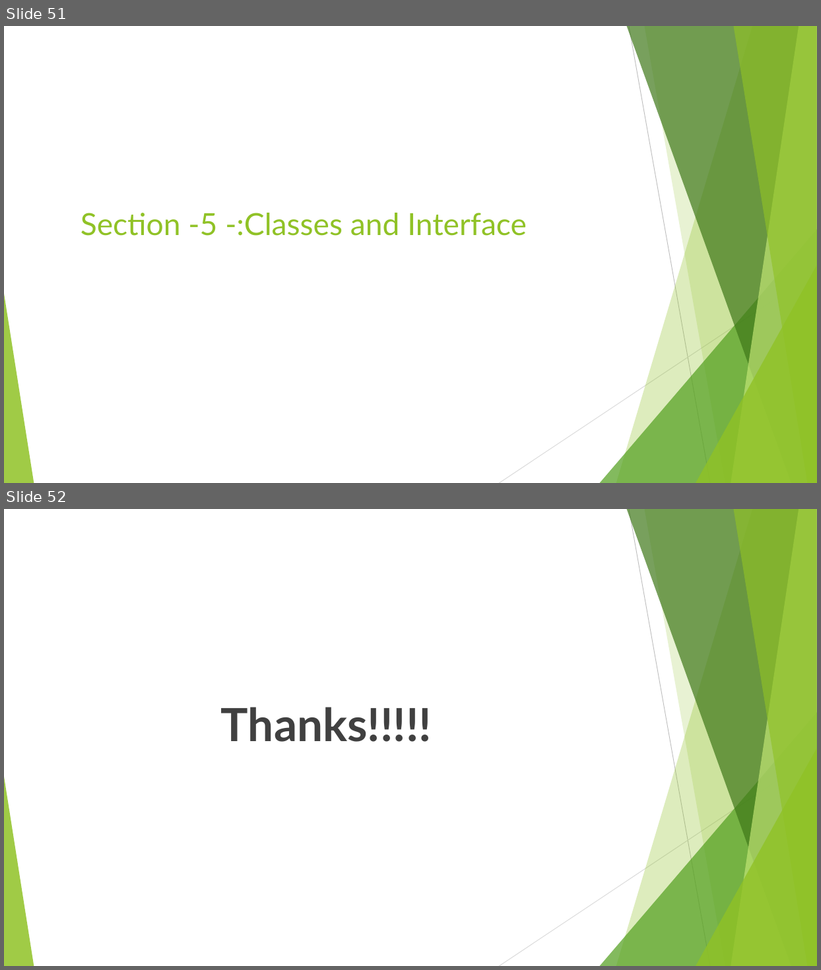
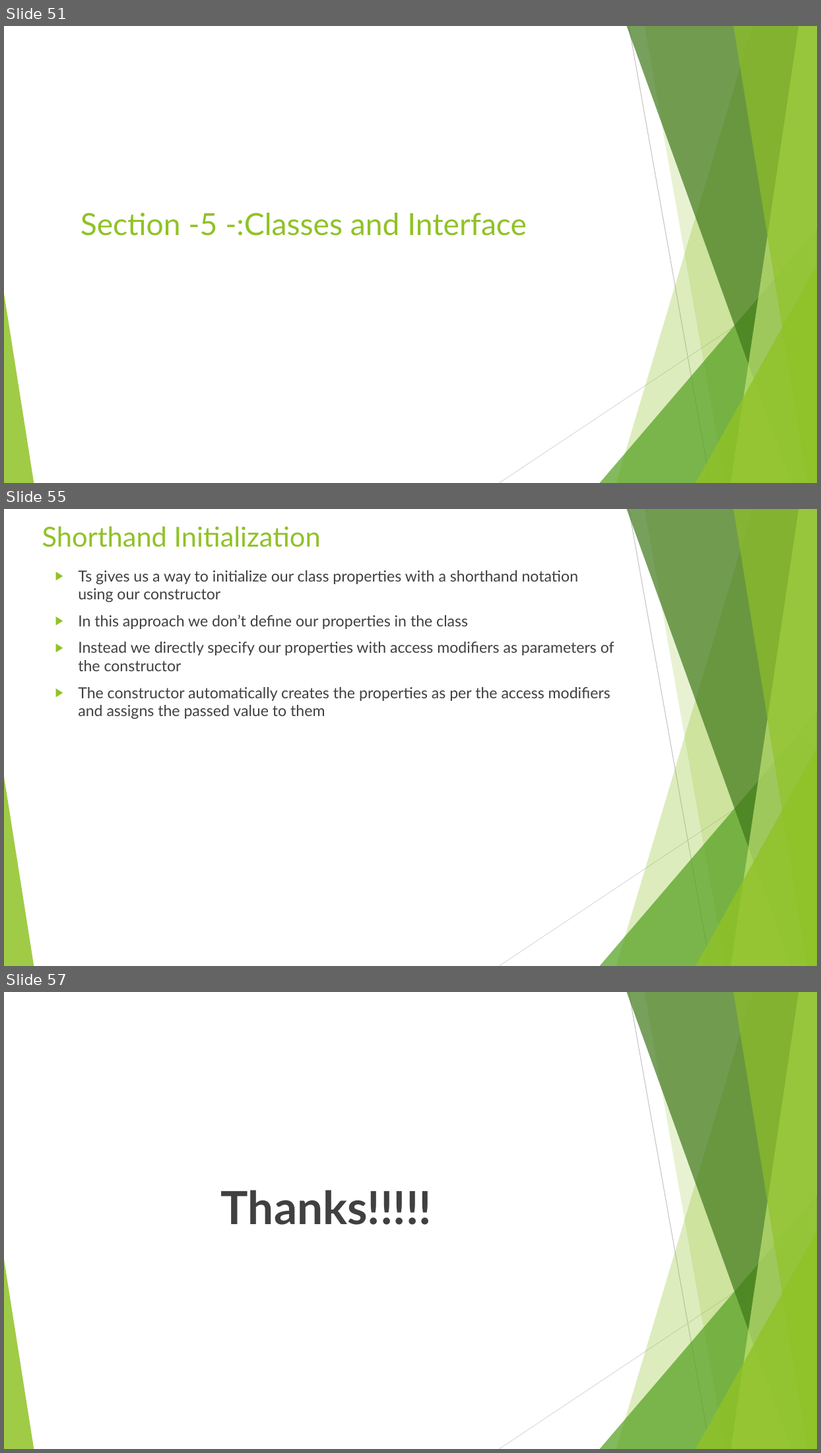
Before and after one commit to rudhrainfogain/TypeScript, a slide deck: PPT/TypeScriptv5.pptx. Shown one above the other, each under a label of ours: slides 51 and 52 before the commit, slides 51, 55 and 57 after it; the slides between them are not shown. The pictures are 821x970 and 821x1453 pixels, drawn with LibreOffice and Linux fonts; fonts in the diff are those of the drawing. Boxes give left, top, right and bottom in pixels: in the first picture for what was removed or moved away, otherwise in the second. Text is boxed around its words. In the diff, an @@ line names an element or a change of style, - is before the commit and + after.

Commit message:
classes paretial

```diff
--- a/PPT/TypeScriptv5.pptx
+++ b/PPT/TypeScriptv5.pptx
@@ slide 55 added at <box>4,509,817,966</box>, background #FFFFFF; not listed: 10 template elements that a slide beside it also shows @@
@@ title added at <box>42,526,321,547</box>, 32.4 pt, text #90C226 @@
+Shorthand Initialization
@@ text added at <box>78,570,614,719</box>, 18 pt, text #404040 @@
+▶ Ts gives us a way to initialize our class properties with a shorthand notation using our constructor
+▶ In this approach we don’t define our properties in the class
+▶ Instead we directly specify our properties with access modifiers as parameters of the constructor
+▶ The constructor automatically creates the properties as per the access modifiers and assigns the passed value to them
@@ what was slide 52 is now slide 57 @@
```
Also in this commit, not shown: 4 other slides added, 2 other files.
